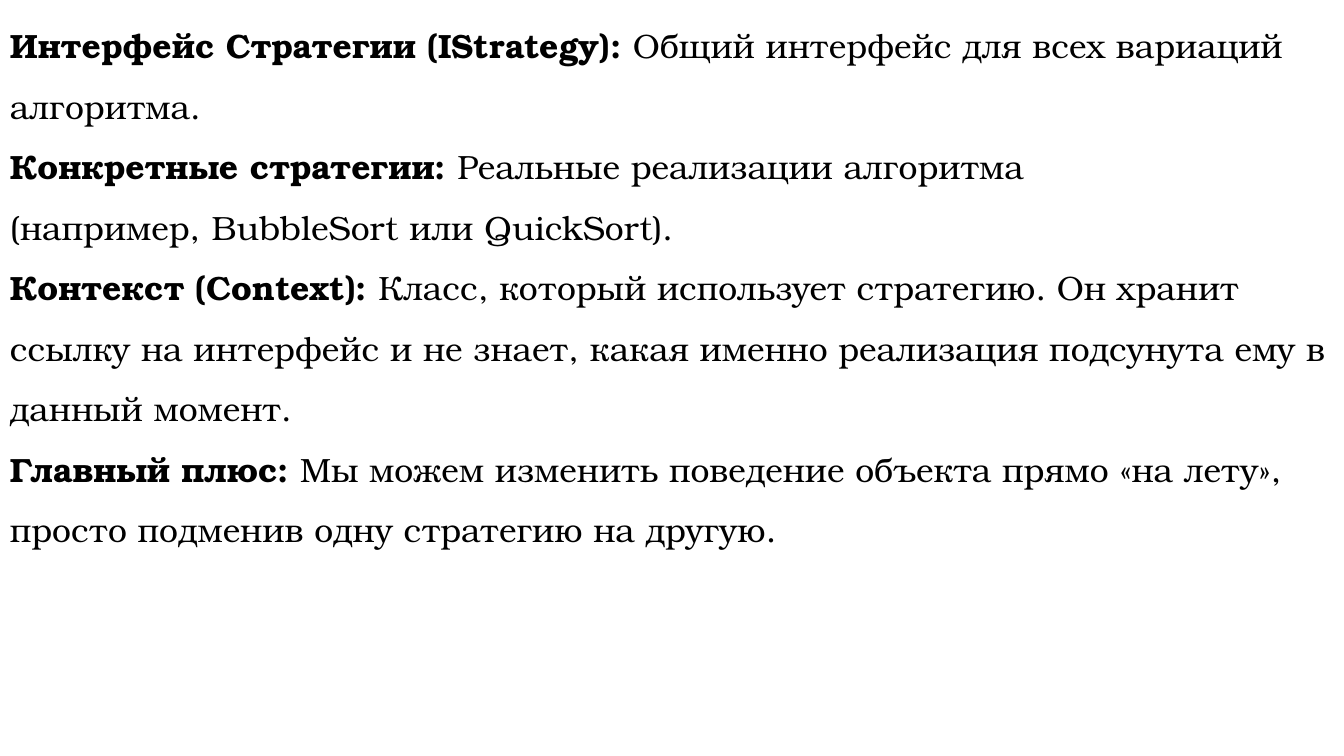
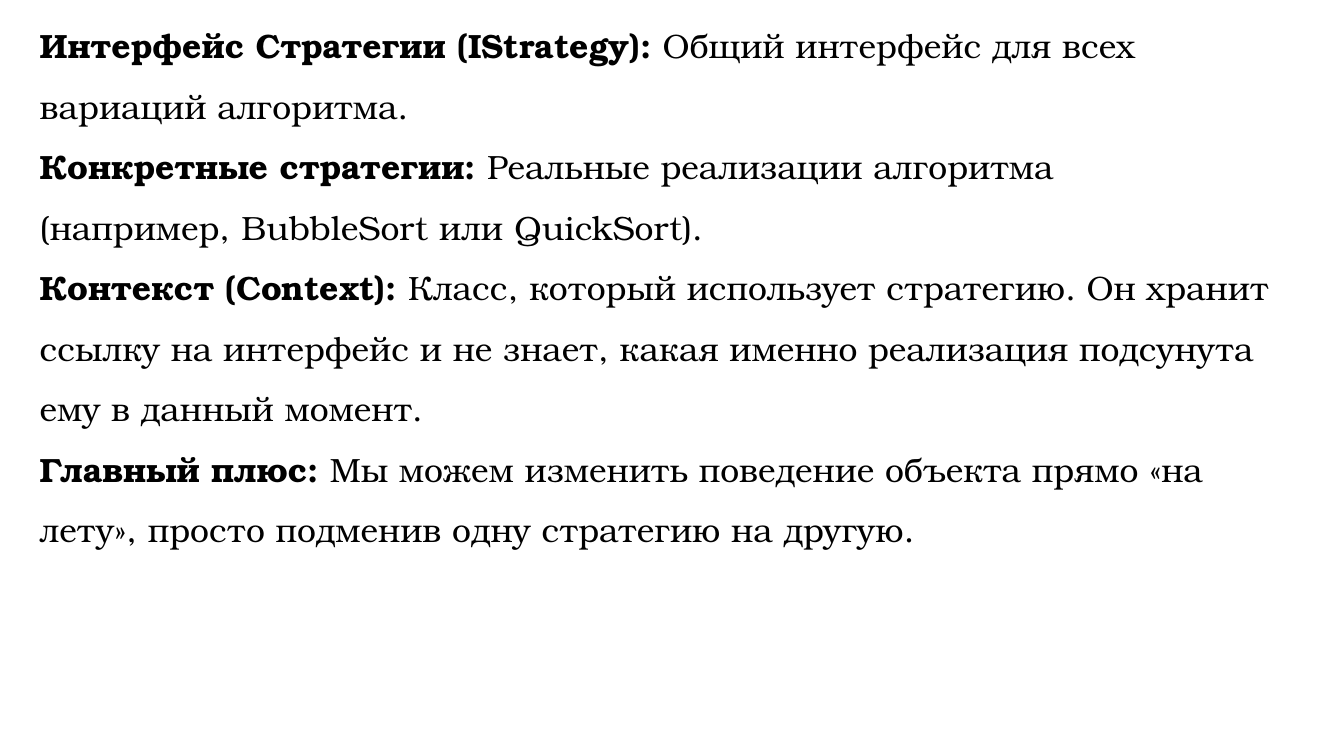
Before and after one commit to DaniilKlyukin/OOP-6, a slide deck: slide 4 of Лекции/ООП 2 лек 4.pptx. Drawn at 1344x756 pixels with LibreOffice and Linux fonts; fonts in the diff are those of the drawing. Boxes give left, top, right and bottom in pixels: in the first picture for what was removed or moved away, otherwise in the second. Text is boxed around its words. In the diff, an @@ line names an element or a change of style, - is before the commit and + after.

```diff
--- a/Лекции/ООП 2 лек 4.pptx
+++ b/Лекции/ООП 2 лек 4.pptx
@@ text "Интерфейс Стратегии (IStrategy): Общий интерфейс ..." rewrapped from (10,33,1325,550) to (40,33,1268,550) @@
```
